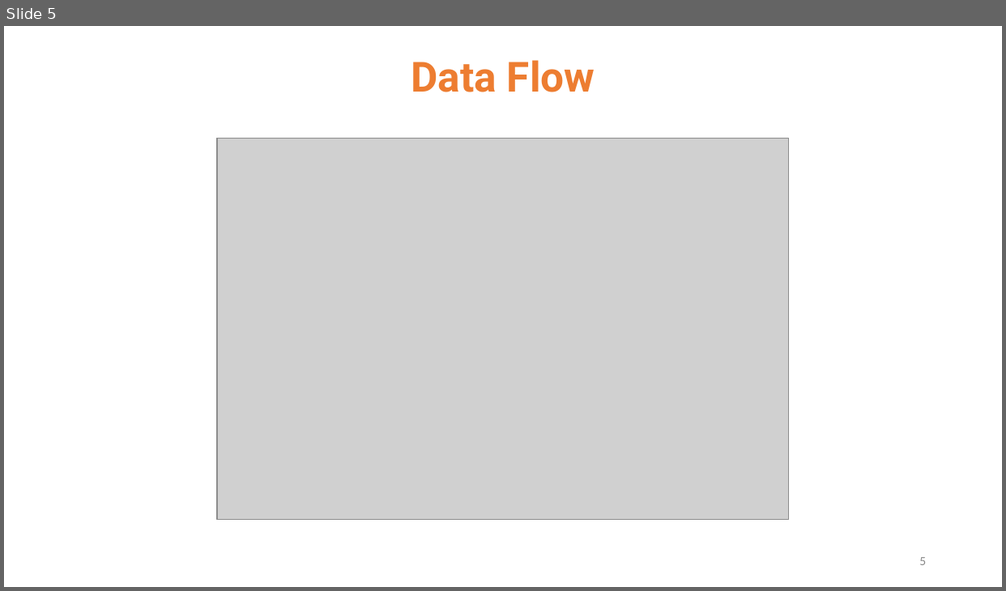
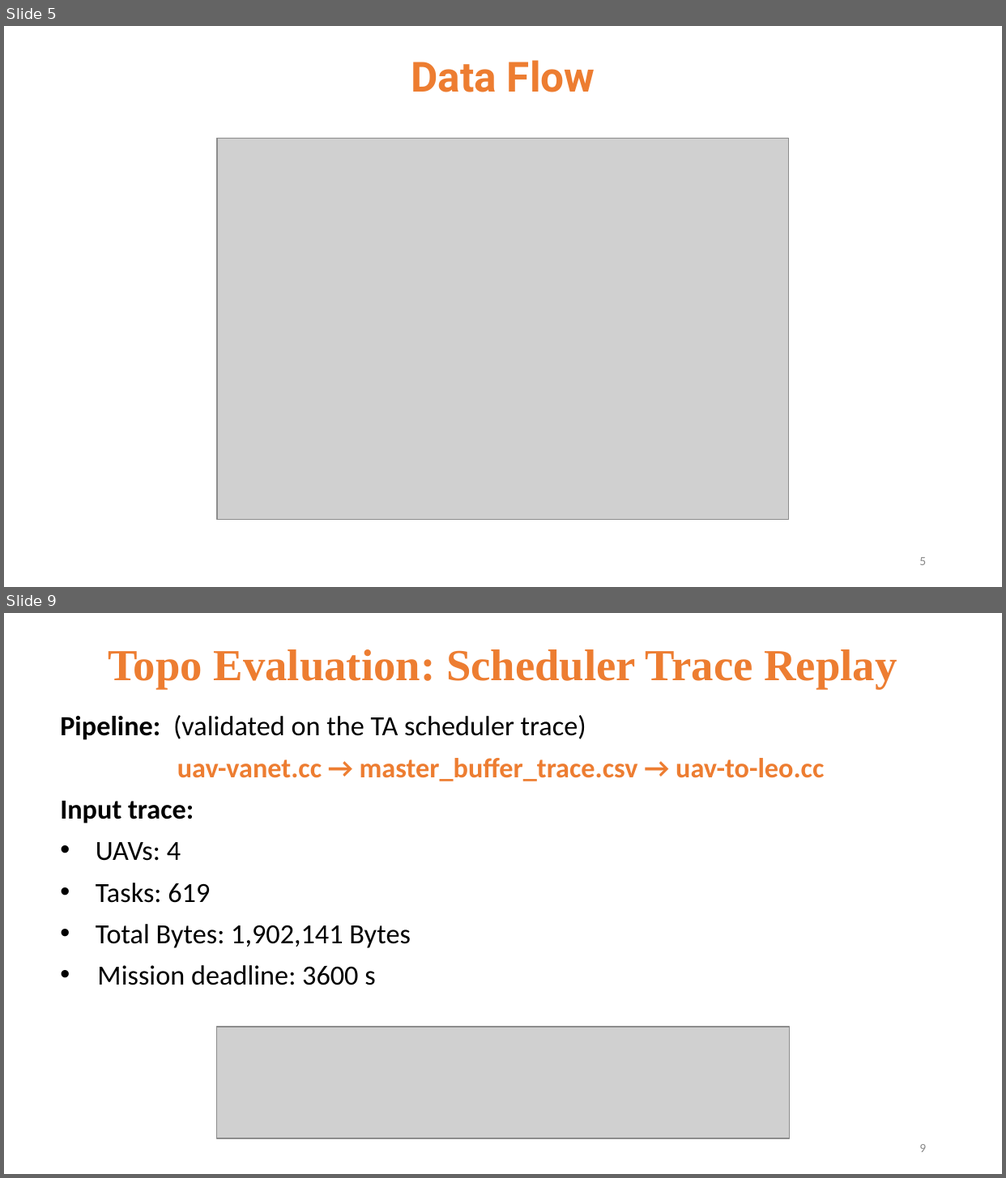
Before and after one commit to 112550039/CS_Project_ns3, a slide deck: docs/專題期末報告.pptx. Shown one above the other, each under a label of ours: slide 5 before the commit, slides 5 and 9 after it; the slides between them are not shown. The pictures are 1006x591 and 1006x1178 pixels, drawn with LibreOffice and Linux fonts; fonts in the diff are those of the drawing; grey boxes stand for pictures. Boxes give left, top, right and bottom in pixels: in the first picture for what was removed or moved away, otherwise in the second. Text is boxed around its words. In the diff, an @@ line names an element or a change of style, - is before the commit and + after.

```diff
--- a/docs/專題期末報告.pptx
+++ b/docs/專題期末報告.pptx
@@ slide 9 added at <box>4,613,1002,1174</box>, background #FFFFFF @@
@@ title added at <box>108,649,897,688</box>, 32 pt, text #ED7D31, bold @@
+Topo Evaluation: Scheduler Trace Replay
@@ text added at <box>60,715,824,986</box>, 20 pt, text #000000 @@
+Pipeline: (validated on the TA scheduler trace)
+uav-vanet.cc → master_buffer_trace.csv → uav-to-leo.cc
+Input trace:
+• UAVs: 4
+• Tasks: 619
+• Total Bytes: 1,902,141 Bytes
+• Mission deadline: 3600 s
@@ picture added at <box>216,1027,788,1139</box> @@
@@ page number added at <box>919,1144,926,1152</box>, 9 pt, text #888888 @@
+9
```
Also in this commit, not shown: 8 slides changed, 1 other slide added.
